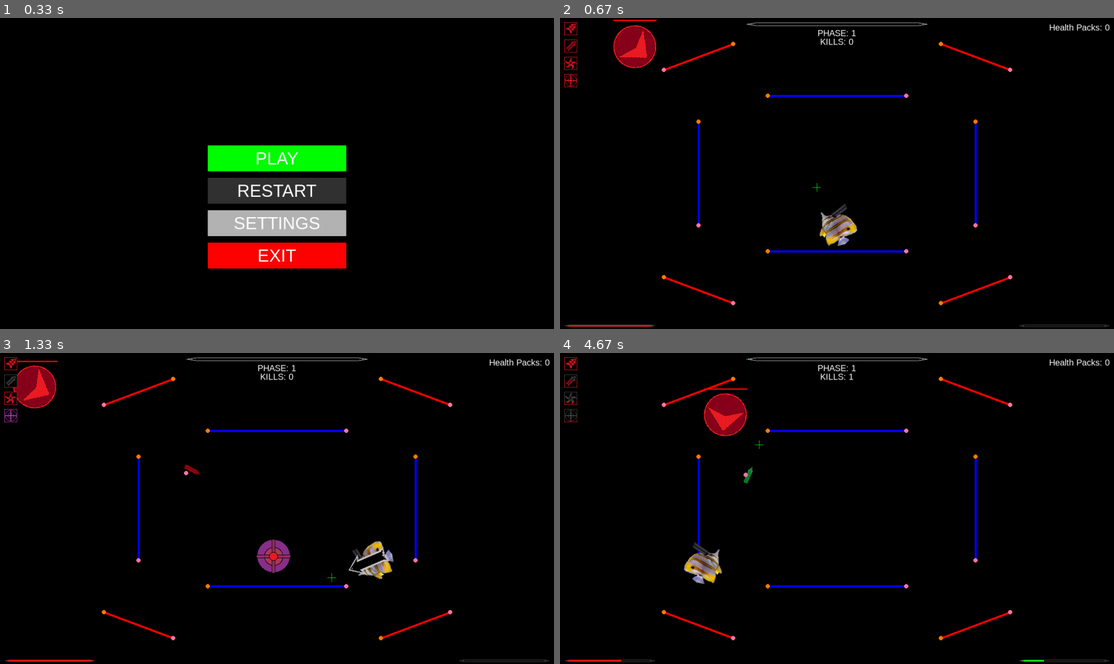
Above: before the commit, frames 1-4 (two rows, left to right).
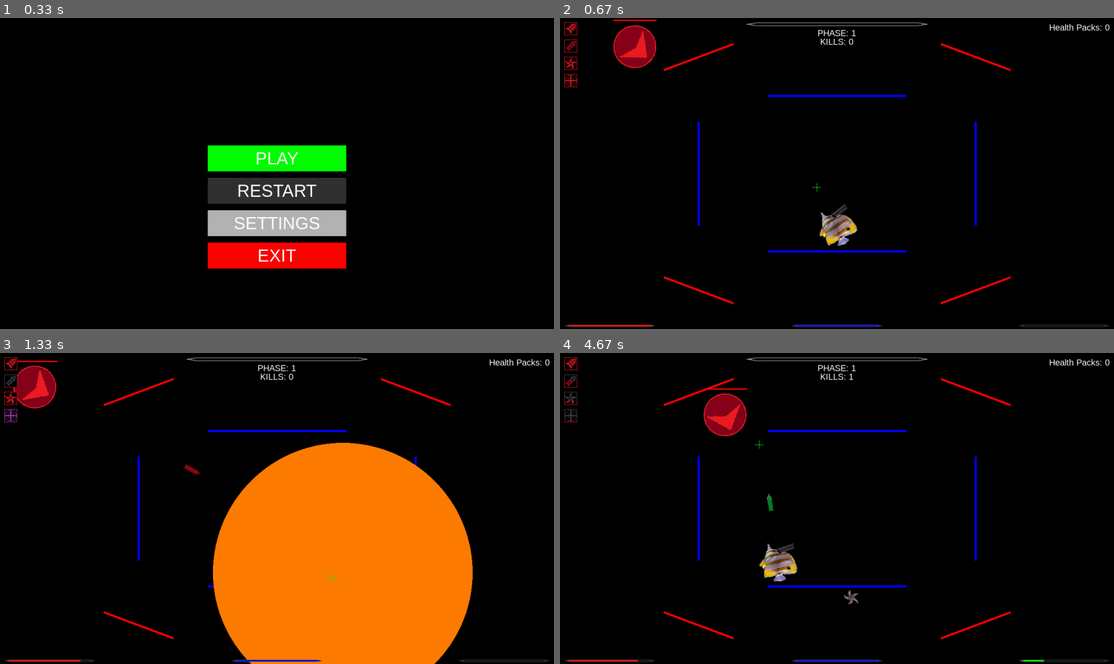
Above: after the commit, the same moments.

Repository: Jacob1Carter/BulletHellPygame
Game: pygame game, started from main.py
The game is run twice, just before and just after one commit, with the same random seed, the same clock (stepped at 60 frames per second) and the same inputs.
Inputs (mouse positions are in pixels of both pictures, inside the frame that each line leads up to):
- Up to frame 1 (0.33 s): no input
- Up to frame 2 (0.67 s): click (814, 185) at 0.38 s
- Up to frame 3 (1.33 s): hold F 0.67-1.13 s; hold D 0.67-1.13 s; move the mouse to (277, 530) at 0.7 s; hold D from 1.17 s (still down); move the mouse to (332, 576) at 1.2 s; tap Space at 1.23 s; tap E at 1.32 s
- Up to frame 4 (4.67 s): tap Space at 1.53, 1.73, 2.4, 2.73, 3.03, 3.23, 3.53, 3.8, 4.13, 4.43, 4.57 s; release D at 1.63 s; hold Q 1.67-1.97 s; hold W 1.67-1.97 s; move the mouse to (665, 580) at 1.7 s; click (903, 536) at 2.05 s; hold W 2.33-2.63 s; click (692, 393) at 2.42 s; tap E at 2.48, 3.88 s; hold D 2.67-3.13 s; click (704, 446) at 2.75 s; hold A 3.17-3.7 s; click (809, 589) at 3.25 s; tap F at 3.32, 4.65 s; hold S 3.73-4.03 s; click (837, 545) at 3.82 s; hold A 4.07-4.47 s; click (1047, 626) at 4.15 s; hold W from 4.5 s (still down); click (759, 443) at 4.58 s

Frame 1 is identical in both runs. In frame 2, 0.3% of the frame differs, in the area x 18-82%, y 7-100%; in frame 3, 28%, in the area x 2-86%, y 3-100%; in frame 4, 1.8%.

Commit message:
Added zoom

Diff:
--- a/entities.py
+++ b/entities.py
@@ -235,6 +235,19 @@
         self.facing_right = True
         self.invulnerable = False
 
+        #   zoom will make the player move faster in the direction they are facing,
+        #   and will grant them 30% damage resistance, but it is limited, and they
+        #   will not be able to do anything else.
+        self.zoom = False
+        self.zoom_vel = 800 / main.FPS
+        self.zoom_damage_res = 0.3
+
+        self.zoom_max = 500
+        self.zoom_current = self.zoom_max
+        self.zoom_cooldown = 0
+        self.zoom_cool = 2.4 * main.FPS
+        self.zoom_cooldown_rate = 20 / main.FPS
+
     def dash(self, x, y):  # dash in the direction of the mouse
         a = abs(self.x - x)
         b = abs(self.y - y)
@@ -282,7 +295,7 @@
 
     def take_damage(self, dam):
         if not self.invulnerable:
-            self.health -= dam
+            self.health -= (dam * self.zoom_damage_res)
             if self.health < 0:
                 self.health = 0
 
--- a/main.py
+++ b/main.py
@@ -126,16 +126,17 @@
 def handle_player(player, keys_pressed, mouse_pressed, bullets, rockets, health_packs, glaives, shockwaves):
     x, y = pygame.mouse.get_pos()
 
-    #   move
-
-    if keys_pressed[pygame.K_a] and player.x - player.vel > 0:
-        player.x -= player.vel
-    if keys_pressed[pygame.K_d] and player.x + player.vel + player.width < WIDTH:
-        player.x += player.vel
-    if keys_pressed[pygame.K_w] and player.y - player.vel > 0:
-        player.y -= player.vel
-    if keys_pressed[pygame.K_s] and player.y + player.vel + player.height < HEIGHT:
-        player.y += player.vel
+    #   zoom
+
+    if player.zoom_cooldown > 0:
+        player.zoom_cooldown -= 1
+    else:
+        if keys_pressed[pygame.K_SPACE]:
+            player.zoom = True
+        else:
+            player.zoom = False
+            if player.zoom_current < player.zoom_max:
+                player.zoom_current += player.zoom_cooldown_rate
 
     #   turn
 
@@ -153,11 +154,36 @@
     rot_image = pygame.transform.rotate(player.img, player.angle)
     player.rect = rot_image.get_rect(center=(player.x, player.y))
 
+    if player.zoom:
+        #   move (zoom)
+        player.x += player.zoom_vel * math.sin(
+            math.radians(abs(player.angle - 450) - 90))
+        player.y -= player.zoom_vel * math.cos(
+            math.radians(abs(player.angle - 450) - 90))
+
+        if player.zoom_current > 0:
+            player.zoom_current -= 1
+        else:
+            player.zoom = False
+            player.zoom_cooldown = player.zoom_cool
+
+    else:
+        #   move (no zoom)
+
+        if keys_pressed[pygame.K_a] and player.x - player.vel > 0:
+            player.x -= player.vel
+        if keys_pressed[pygame.K_d] and player.x + player.vel + player.width < WIDTH:
+            player.x += player.vel
+        if keys_pressed[pygame.K_w] and player.y - player.vel > 0:
+            player.y -= player.vel
+        if keys_pressed[pygame.K_s] and player.y + player.vel + player.height < HEIGHT:
+            player.y += player.vel
+
     #   dash
 
     if player.active_cooldown < player.cooldown:
         player.active_cooldown += 1
-    elif mouse_pressed[2]:
+    elif mouse_pressed[2] and not player.zoom:
         player.dash(x, y)
         player.active_cooldown = 0
         player.cooldown_f = 0
@@ -172,14 +198,14 @@
 
     if player.shoot_time > 0:
         player.shoot_time -= 1
-    elif mouse_pressed[0] and player.overheat < player.max_overheat:
+    elif mouse_pressed[0] and player.overheat < player.max_overheat and not player.zoom:
         bullets.append(player.shoot(bullets))
 
     #   shoot rocket
 
     if player.r_active_cooldown < player.r_cooldown:
         player.r_active_cooldown += 1
-    elif keys_pressed[pygame.K_e]:
+    elif keys_pressed[pygame.K_e] and not player.zoom:
         rockets.append(player.shoot_rocket())
         player.r_active_cooldown = 0
         player.r_cooldown_f = 0
@@ -189,7 +215,7 @@
 
     if player.glaive_active_cooldown < player.glaive_cooldown:
         player.glaive_active_cooldown += 1
-    elif keys_pressed[pygame.K_q]:
+    elif keys_pressed[pygame.K_q] and not player.zoom:
         glaives.append(player.glaive())
         player.glaive_active_cooldown = 0
         player.glaive_cooldown_f = 0
@@ -199,7 +225,7 @@
 
     if player.warp_active_cooldown < player.warp_cooldown:
         player.warp_active_cooldown += 1
-    elif keys_pressed[pygame.K_f]:
+    elif keys_pressed[pygame.K_f] and not player.zoom:
         if len(player.warps) == 0:
             player.warps.append(player.place_warp())
         else:
@@ -466,8 +492,8 @@
     for cover in covers:
         for segment in cover.segments:
             pygame.draw.line(WIN, cover.colour, (segment.ax, segment.ay), (segment.bx, segment.by), cover.thickness)
-        pygame.draw.circle(WIN, COLOURS["orange"], (cover.segments[0].ax, cover.segments[0].ay), 5)
-        pygame.draw.circle(WIN, COLOURS["pink"], (cover.segments[0].bx, cover.segments[0].by), 5)
+        #   pygame.draw.circle(WIN, COLOURS["orange"], (cover.segments[0].ax, cover.segments[0].ay), 5)
+        #   pygame.draw.circle(WIN, COLOURS["pink"], (cover.segments[0].bx, cover.segments[0].by), 5)
 
     #   Show warp point
 
@@ -512,17 +538,17 @@
             pygame.draw.circle(WIN, COLOURS["orange"], (rocket.x, rocket.y), rocket.explosion_radius)
         else:
             WIN.blit(pygame.transform.rotate(rocket.imgs[rocket.img_ind], rocket.angle), rocket.rect)
-            #pygame.draw.circle(WIN, COLOURS["pink"], (rocket.x, rocket.y), rocket.width * (2 / 3))
+            #   pygame.draw.circle(WIN, COLOURS["pink"], (rocket.x, rocket.y), rocket.width * (2 / 3))
 
     #   Show UI
 
     if ui:
-        display_ui(player, enemies, dashes, bullets, r_icos, glaive_icos, warp_icos, warp_active_ico, attribute_bar_ico, progress_bar_ico, reticule, phase)
+        display_ui(player, enemies, dashes, r_icos, glaive_icos, warp_icos, warp_active_ico, attribute_bar_ico, progress_bar_ico, reticule, phase)
 
     pygame.display.update()
 
 
-def display_ui(player, enemies, dashes, bullets, r_icos, glaive_icos, warp_icos, warp_active_ico, attribute_bar_ico, progress_bar_ico, reticule, phase):
+def display_ui(player, enemies, dashes, r_icos, glaive_icos, warp_icos, warp_active_ico, attribute_bar_ico, progress_bar_ico, reticule, phase):
     for enemy in enemies:
         pygame.draw.rect(WIN, COLOURS["red"], pygame.Rect(
             (enemies[enemy].x - (enemies[enemy].width / 2)),
@@ -540,10 +566,12 @@
             ))
     #   Show hit markers
 
+    """
     for bullet in bullets:
         pygame.draw.circle(WIN, COLOURS["pink"], (bullet.x, bullet.y), 5)
         if bullet.hit_marker:
             WIN.blit(bullet.hit_marker_img, bullet.hm_rect)
+    """
 
     #   display cooldowns
 
@@ -615,6 +643,15 @@
         elif (player.health / player.max_health) * 200 > 7:
             pygame.draw.rect(WIN, COLOURS["red"], pygame.Rect(22, HEIGHT - 9, (player.health / player.max_health) * 200, 3))
         WIN.blit(attribute_bar_ico, (10, HEIGHT - 10))
+
+    #   Player zoom bar
+
+    pygame.draw.rect(WIN, COLOURS["blue"], pygame.Rect(((WIDTH/2)-(210/2))+5, HEIGHT - 8, (player.zoom_current / player.zoom_max) * 200, 1))
+    if (player.zoom_current / player.zoom_max) * 200 > 193:
+        pygame.draw.rect(WIN, COLOURS["blue"], pygame.Rect(((WIDTH/2)-(210/2))+12, HEIGHT - 9, 193, 3))
+    elif (player.zoom_current / player.zoom_max) * 200 > 7:
+        pygame.draw.rect(WIN, COLOURS["blue"], pygame.Rect(((WIDTH/2)-(210/2))+12, HEIGHT - 9, (player.zoom_current / player.zoom_max) * 200, 3))
+    WIN.blit(attribute_bar_ico, (((WIDTH/2)-(210/2)), HEIGHT - 10))
 
     #   Player ammo bar
 
@@ -816,10 +853,6 @@
     WIN.blit(back_text, (back_button.x + ((back_button.width - back_text.get_width()) / 2), (back_button.y + ((back_button.height - back_text.get_height()) / 2))))
 
     pygame.display.update()
-
-
-def reticule_display():
-    pass
 
 
 def handle_cool(*buttons):
Not shown, added: README.txt
